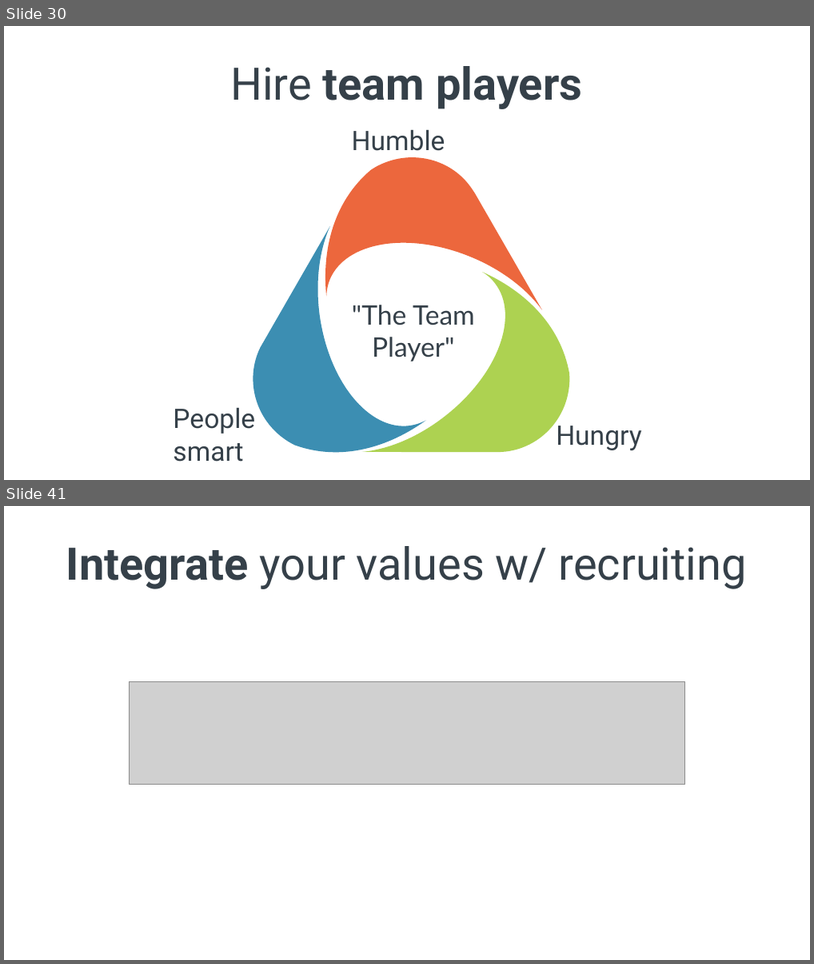
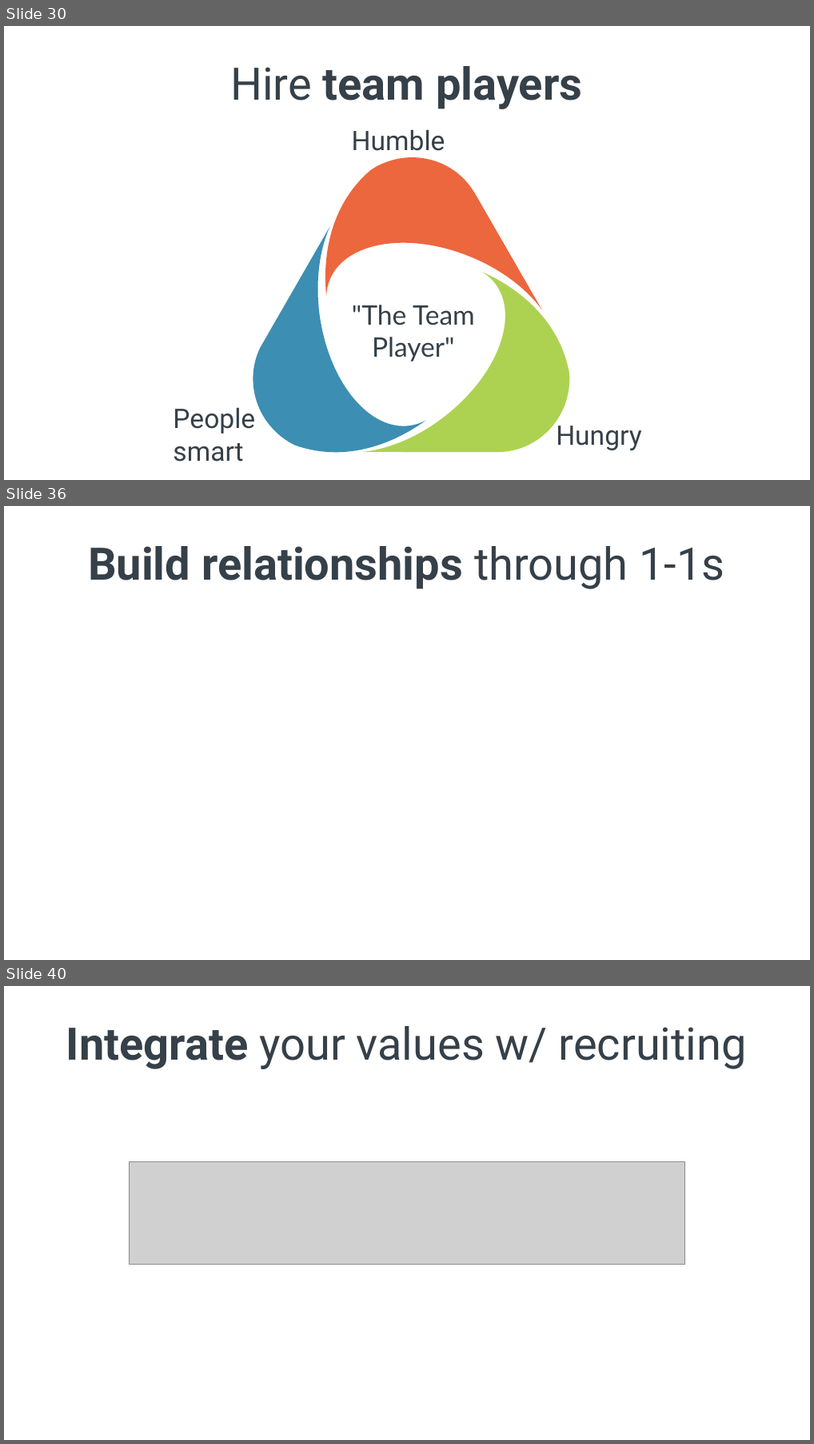
Before and after one commit to spetryjohnson/Talk---Hiring--Firing--and-Inspiring, a slide deck: Hiring, Firing, and Inspiring.pptx. Shown one above the other, each under a label of ours: slides 30 and 41 before the commit, slides 30, 36 and 40 after it; the slides between them are not shown. The pictures are 814x964 and 814x1444 pixels, drawn with LibreOffice and Linux fonts; fonts in the diff are those of the drawing; grey boxes stand for pictures. Boxes give left, top, right and bottom in pixels: in the first picture for what was removed or moved away, otherwise in the second. Text is boxed around its words. In the diff, an @@ line names an element or a change of style, - is before the commit and + after.

```diff
--- a/Hiring, Firing, and Inspiring.pptx
+++ b/Hiring, Firing, and Inspiring.pptx
@@ slide 36 added at bbox=[4, 506, 810, 960], background #FFFFFF @@
@@ title added at bbox=[88, 546, 726, 589], 40 pt, text #354049, bold @@
+Build relationships through 1-1s
@@ what was slide 41 is now slide 40 @@
```
Also in this commit, not shown: 6 slides changed, 1 other slide added, 10 slides removed, 1 other file.
